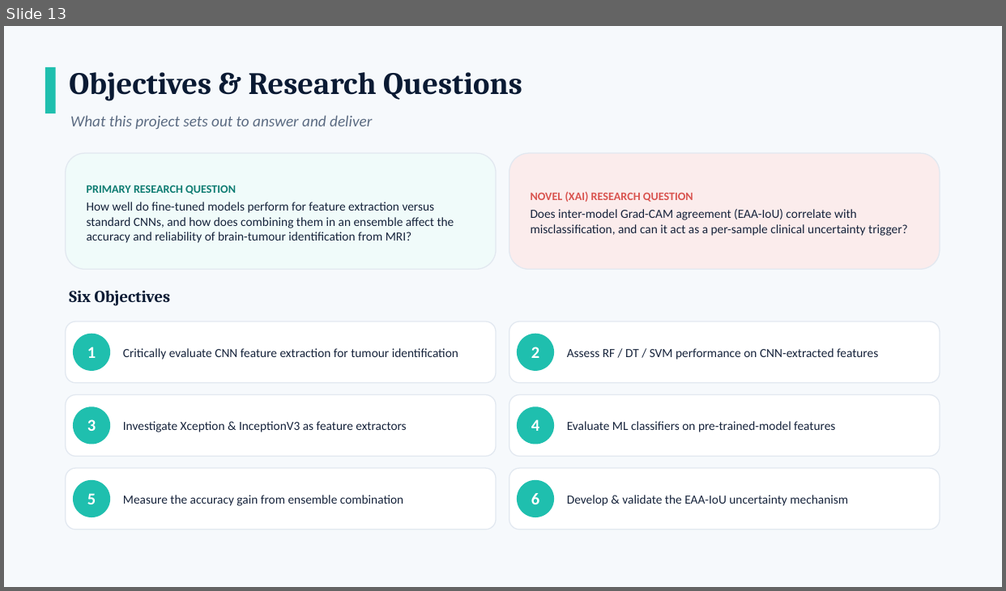
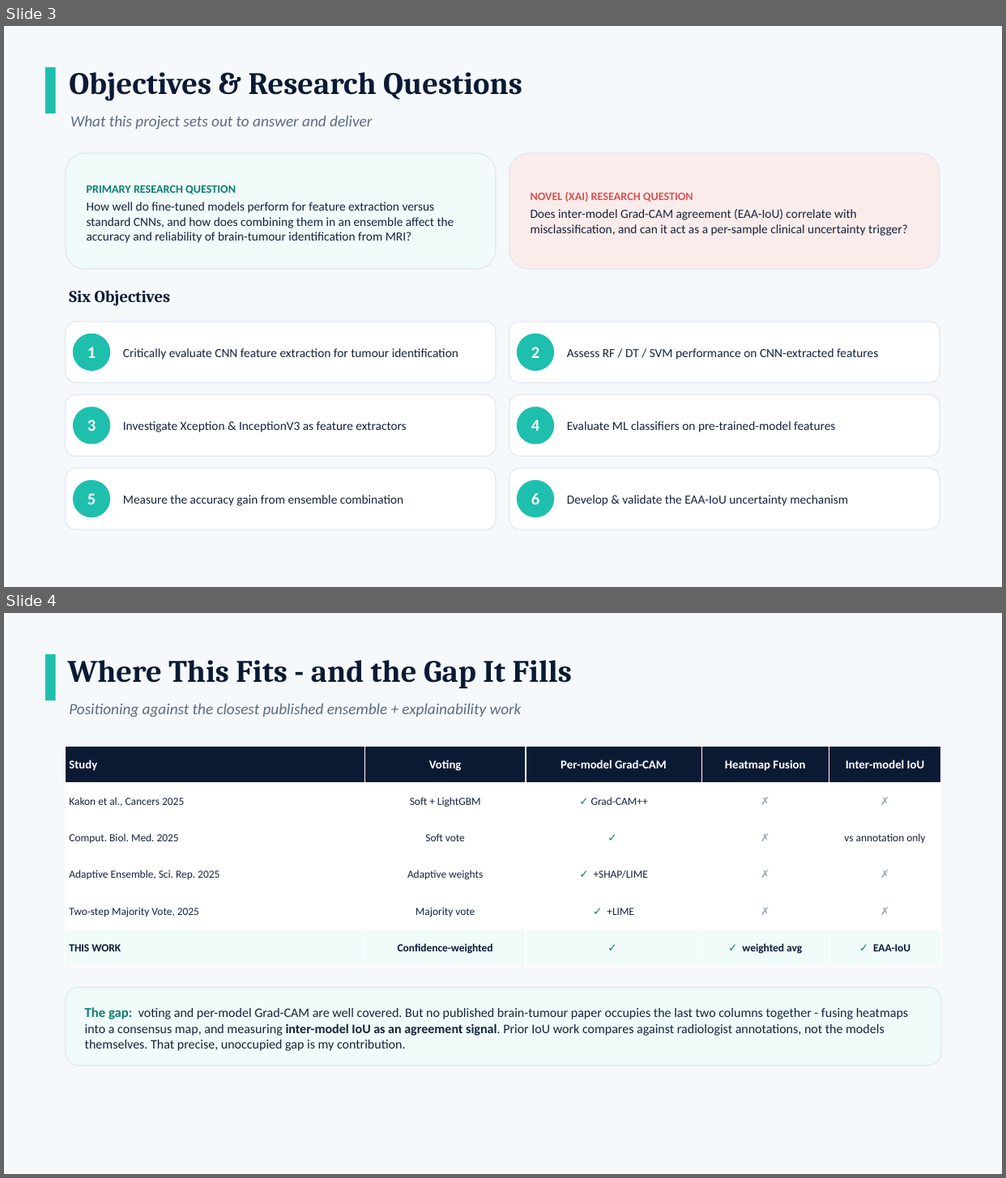
Before and after one commit to Shehank98/LMU_Research, a slide deck: Brain_Tumour_Viva_updated.pptx. Shown one above the other, each under a label of ours: slide 13 before the commit, slides 3 and 4 after it. The pictures are 1006x591 and 1006x1178 pixels, drawn with LibreOffice and Linux fonts; fonts in the diff are those of the drawing. Boxes give left, top, right and bottom in pixels: in the first picture for what was removed or moved away, otherwise in the second. Text is boxed around its words. In the diff, an @@ line names an element or a change of style, - is before the commit and + after.

```diff
--- a/Brain_Tumour_Viva_updated.pptx
+++ b/Brain_Tumour_Viva_updated.pptx
@@ slide 4 added at (x1=4, y1=613, x2=1002, y2=1174), background #F6F9FC @@
@@ rectangle added at (x1=45, y1=654, x2=56, y2=700), fill #1FBFAE @@
@@ text added at (x1=68, y1=660, x2=572, y2=688), 30 pt, text #0A1A33, bold @@
+Where This Fits - and the Gap It Fills
@@ text added at (x1=69, y1=703, x2=522, y2=717), 15 pt, text #5B6B82, italic @@
+Positioning against the closest published ensemble + explainability work
@@ table added at (x1=66, y1=747, x2=941, y2=967), 6 rows, 5 columns @@
+Study | Voting | Per-model Grad-CAM | Heatmap Fusion | Inter-model IoU
+Kakon et al., Cancers 2025 | Soft + LightGBM | ✓ Grad-CAM++ | ✗ | ✗
+Comput. Biol. Med. 2025 | Soft vote | ✓ | ✗ | vs annotation only
+Adaptive Ensemble, Sci. Rep. 2025 | Adaptive weights | ✓ +SHAP/LIME | ✗ | ✗
+Two-step Majority Vote, 2025 | Majority vote | ✓ +LIME | ✗ | ✗
+THIS WORK | Confidence-weighted | ✓ | ✓ weighted avg | ✓ EAA-IoU
@@ rounded rectangle added at (x1=66, y1=987, x2=941, y2=1066), fill #F0FBFA, outline #E2E8F0 1 pt @@
@@ text added at (x1=85, y1=1007, x2=908, y2=1051), 12.5 pt, text #16233B @@
+The gap: voting and per-model Grad-CAM are well covered. But no published brain-tumour paper occupies the last two columns together - fusing heatmaps into a consensus map, and measuring inter-model IoU as an agreement signal. Prior IoU work compares against radiologist annotations, not the models themselves. That precise, unoccupied gap is my contribution.
@@ what was slide 13 is now slide 3 @@
```
Also in this commit, not shown: 2 slides changed, 1 other slide added.
